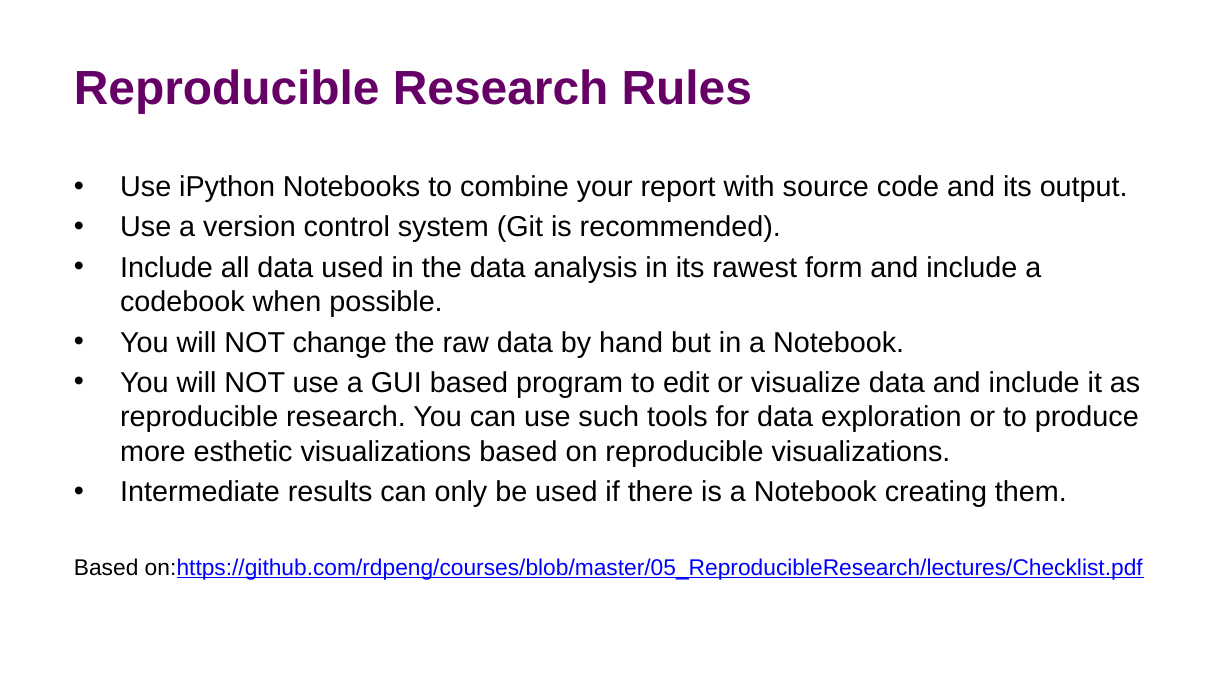
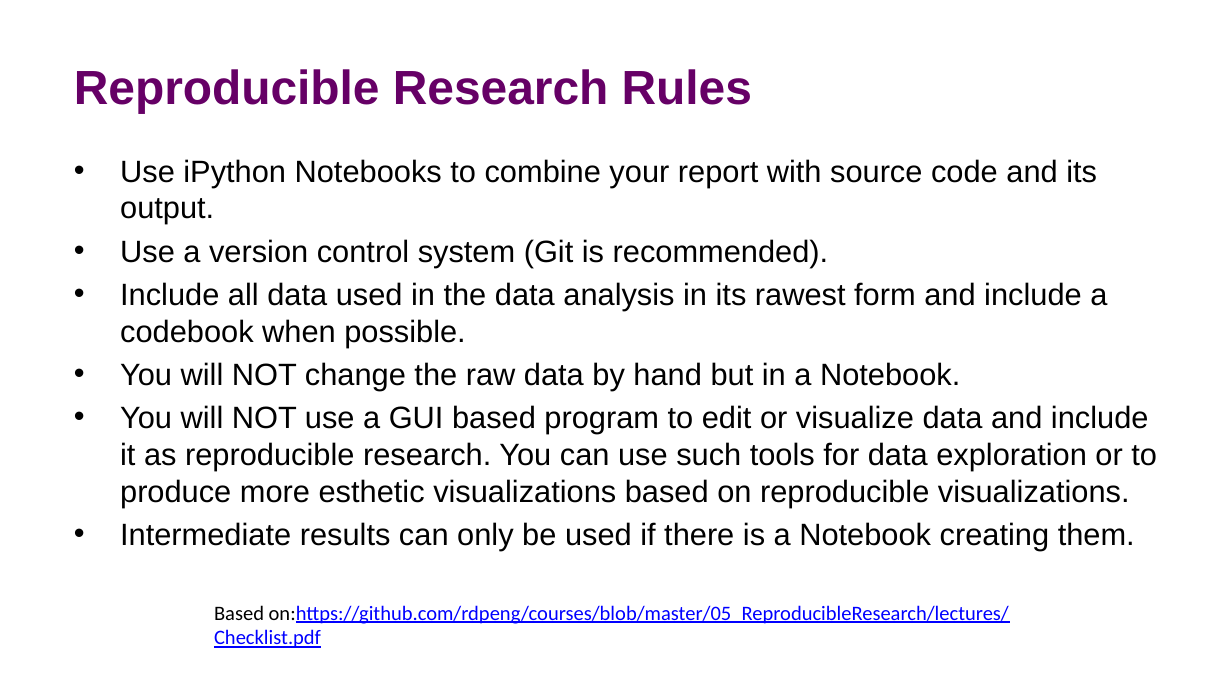
Before and after one commit to olafjanssen/ads-dv, a slide deck: slide 8 of Slides/DV02 - Reproducible Research and Exploratory Visualization with Matplotlib.pptx. Drawn at 1232x693 pixels with LibreOffice and Linux fonts; fonts in the diff are those of the drawing; background and template pictures are left out. Boxes give left, top, right and bottom in pixels: in the first picture for what was removed or moved away, otherwise in the second. Text is boxed around its words. In the diff, an @@ line names an element or a change of style, - is before the commit and + after.

```diff
--- a/Slides/DV02 - Reproducible Research and Exploratory Visualization with Matplotlib.pptx
+++ b/Slides/DV02 - Reproducible Research and Exploratory Visualization with Matplotlib.pptx
@@ text "Use iPython Notebooks to combine ...": place and size @@
-text "Use iPython Notebooks to combine ..." at box(74, 175, 1143, 580)
+text "Use iPython Notebooks to combine ..." at box(120, 159, 1157, 551)
@@ text "Use iPython Notebooks to combine ..." at box(120, 159, 1157, 551): size 16.8 to 18 pt @@
@@ text at box(74, 558, 1143, 580): paragraph removed @@
-Based on:https://github.com/rdpeng/courses/blob/master/05_ReproducibleResearch/lectures/Checklist.pdf
@@ text added at box(214, 605, 1009, 648), 12 pt, text #0000FF, underline @@
+Based on:https://github.com/rdpeng/courses/blob/master/05_ReproducibleResearch/lectures/Checklist.pdf
```
Also in this commit, not shown: 5 other slides changed, 1 slide added, 2 other files.
